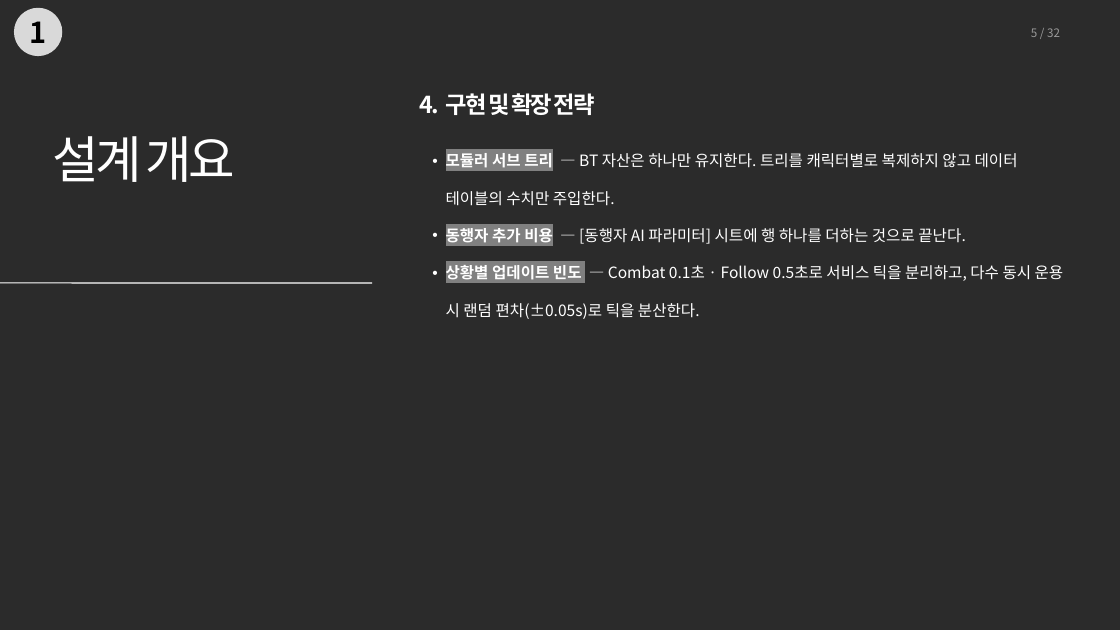
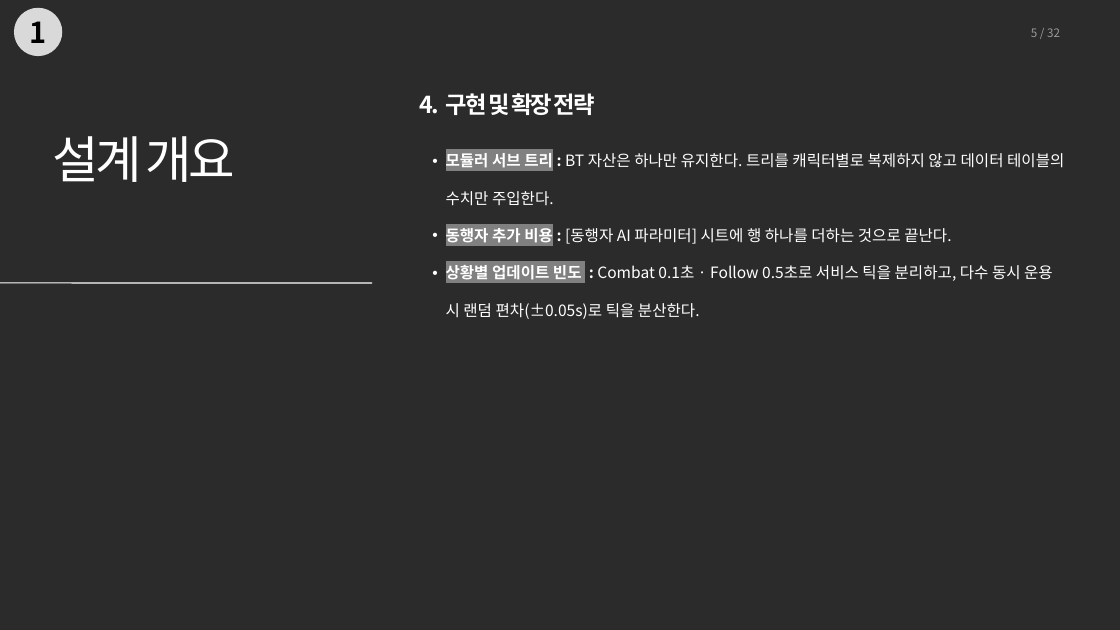
Before and after one commit to 0518tune/portfolio, a slide deck: slide 5 of files/수정본/동행자_BT설계.pptx. Drawn at 1120x630 pixels with LibreOffice and Linux fonts; fonts in the diff are those of the drawing; background and template pictures are left out; a plain dark background stands for a picture behind light text. Boxes give left, top, right and bottom in pixels: in the first picture for what was removed or moved away, otherwise in the second. Text is boxed around its words. In the diff, an @@ line names an element or a change of style, - is before the commit and + after.

```diff
--- a/files/수정본/동행자_BT설계.pptx
+++ b/files/수정본/동행자_BT설계.pptx
@@ text at [446, 153, 1064, 319]: text changed @@
-  • 모듈러 서브 트리 — BT 자산은 하나만 유지한다. 트리를 캐릭터별로 복제하지 않고 데이터 테이블의 수치만 주입한다.
-  • 동행자 추가 비용 — [동행자 AI 파라미터] 시트에 행 하나를 더하는 것으로 끝난다.
-  • 상황별 업데이트 빈도 — Combat 0.1초 · Follow 0.5초로 서비스 틱을 분리하고, 다수 동시 운용 시 랜덤 편차(±0.05s)로 틱을 분산한다.
+  • 모듈러 서브 트리 : BT 자산은 하나만 유지한다. 트리를 캐릭터별로 복제하지 않고 데이터 테이블의 수치만 주입한다.
+  • 동행자 추가 비용 : [동행자 AI 파라미터] 시트에 행 하나를 더하는 것으로 끝난다.
+  • 상황별 업데이트 빈도 : Combat 0.1초 · Follow 0.5초로 서비스 틱을 분리하고, 다수 동시 운용 시 랜덤 편차(±0.05s)로 틱을 분산한다.
```
Also in this commit, not shown: 2 other slides changed, 5 other files.
